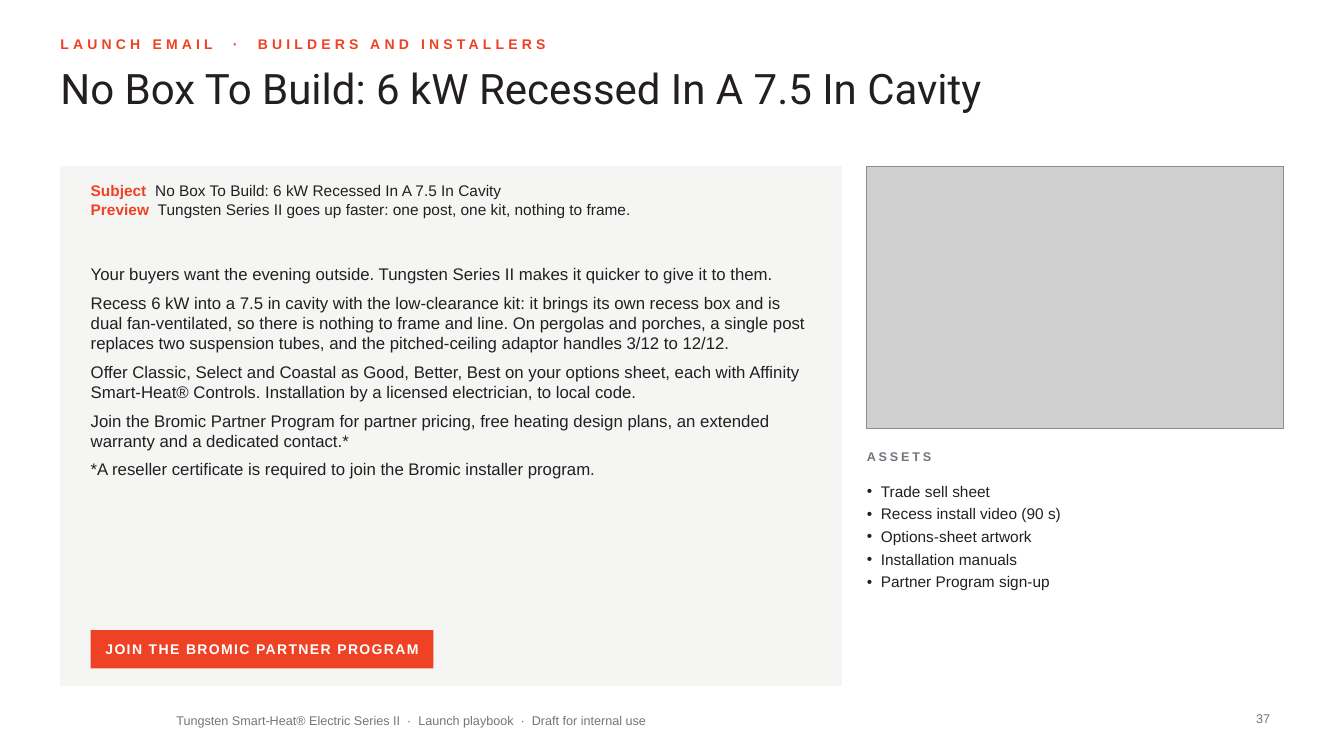
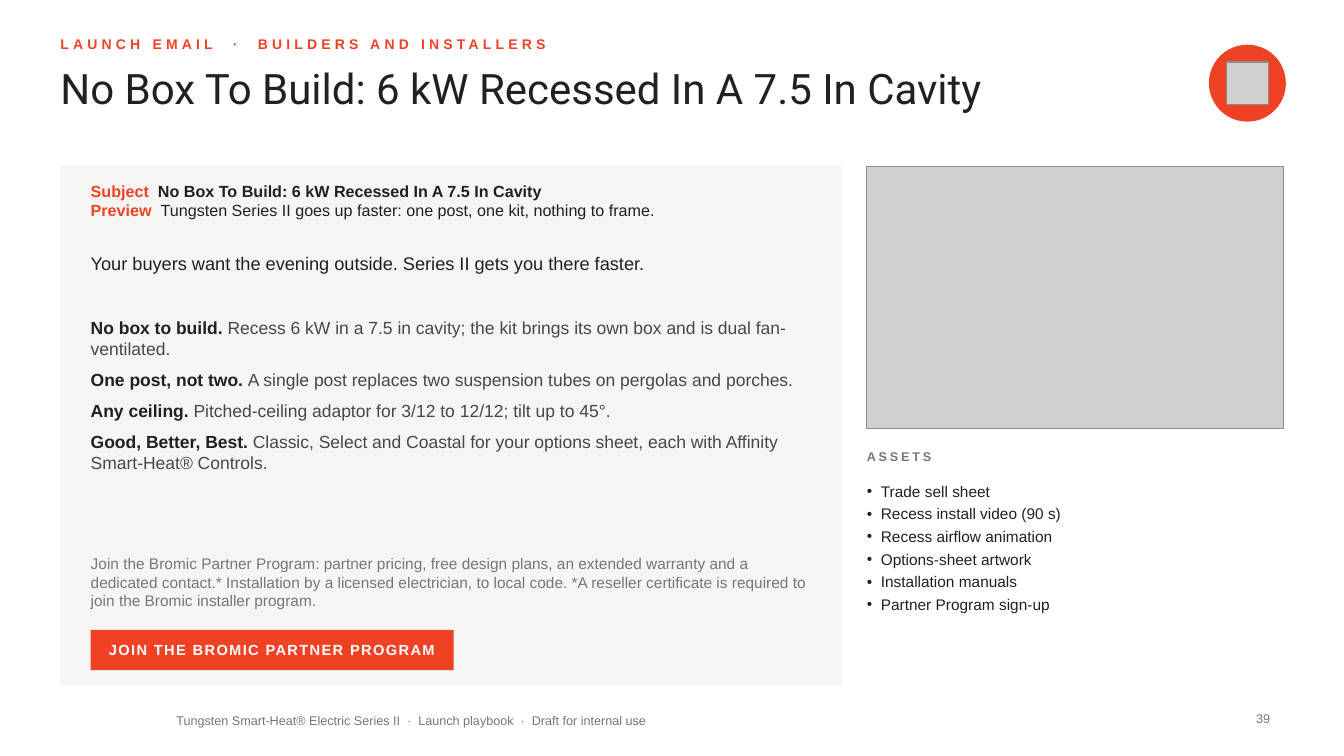
Before and after one commit to aayuvis/Bromic_Marketing, a slide deck: slide 39 of decks/Tungsten-Series-II-Launch-Playbook.pptx (slide 37 before the commit). Drawn at 1344x756 pixels with LibreOffice and Linux fonts; fonts in the diff are those of the drawing; grey boxes stand for pictures; background and template pictures are left out. Boxes give left, top, right and bottom in pixels: in the first picture for what was removed or moved away, otherwise in the second. Text is boxed around its words. In the diff, an @@ line names an element or a change of style, - is before the commit and + after.

```diff
--- a/decks/Tungsten-Series-II-Launch-Playbook.pptx
+++ b/decks/Tungsten-Series-II-Launch-Playbook.pptx
@@ ellipse added at (1210, 45, 1286, 121), fill #EF4123, outline #EF4123 1 pt @@
@@ picture added at (1226, 62, 1268, 104) @@
@@ text "Subject No Box To Build: ..." at (91, 185, 655, 220): size 11 to 11.5 pt; bold on in "No Box To Build: 6 kW Recessed ..." @@
@@ text added at (91, 256, 644, 274), 13 pt, text #231F20 @@
+Your buyers want the evening outside. Series II gets you there faster.
@@ text at (91, 321, 793, 469): text changed; size 12 to 12.5 pt; text colour #231F20 to #4A4546 @@
-Your buyers want the evening outside. Tungsten Series II makes it quicker to give it to them.
-Recess 6 kW into a 7.5 in cavity with the low-clearance kit: it brings its own recess box and is dual fan-ventilated, so there is nothing to frame and line. On pergolas and porches, a single post replaces two suspension tubes, and the pitched-ceiling adaptor handles 3/12 to 12/12.
-Offer Classic, Select and Coastal as Good, Better, Best on your options sheet, each with Affinity Smart-Heat® Controls. Installation by a licensed electrician, to local code.
-Join the Bromic Partner Program for partner pricing, free heating design plans, an extended warranty and a dedicated contact.*
-*A reseller certificate is required to join the Bromic installer program.
+• No box to build. Recess 6 kW in a 7.5 in cavity; the kit brings its own box and is dual fan-ventilated.
+• One post, not two. A single post replaces two suspension tubes on pergolas and porches.
+• Any ceiling. Pitched-ceiling adaptor for 3/12 to 12/12; tilt up to 45°.
+• Good, Better, Best. Classic, Select and Coastal for your options sheet, each with Affinity Smart-Heat® Controls.
@@ text at (881, 531, 1052, 542): paragraph added @@
+• Recess airflow animation
@@ text added at (91, 558, 806, 609), 11 pt, text #71777D @@
+Join the Bromic Partner Program: partner pricing, free design plans, an extended warranty and a dedicated contact.* Installation by a licensed electrician, to local code. *A reseller certificate is required to join the Bromic installer program.
@@ rectangle "JOIN THE BROMIC PARTNER PROGRAM": place and size @@
-rectangle "JOIN THE BROMIC PARTNER PROGRAM" at (91, 630, 434, 668)
+rectangle "JOIN THE BROMIC PARTNER PROGRAM" at (91, 630, 454, 670)
@@ rectangle "JOIN THE BROMIC PARTNER PROGRAM" at (91, 630, 454, 670): size 10 to 10.5 pt @@
@@ page number at (1256, 714, 1270, 723): text changed @@
-37
+39
```
Also in this commit, not shown: 36 other slides changed, 3 slides added, 1 slide removed, 7 other files.
